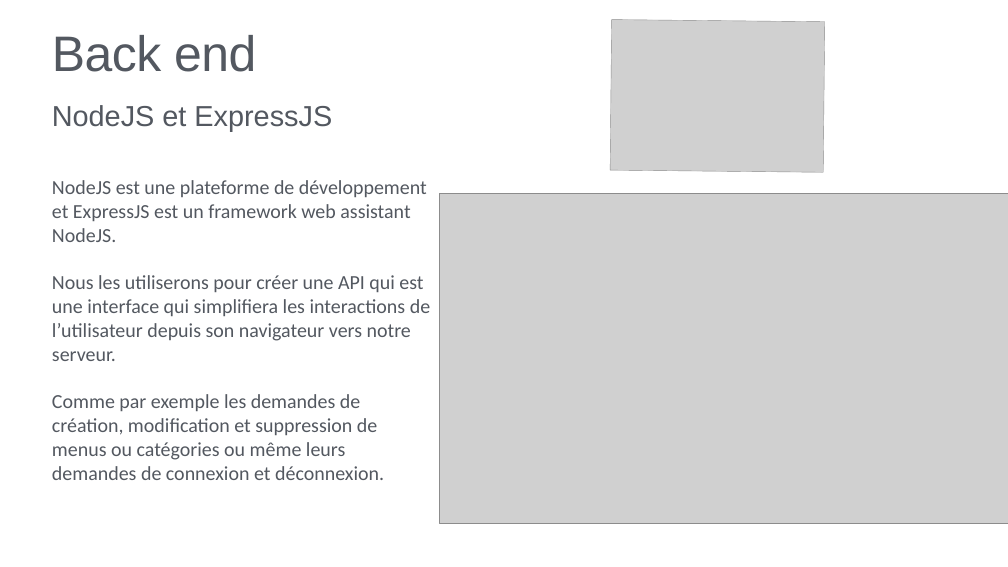
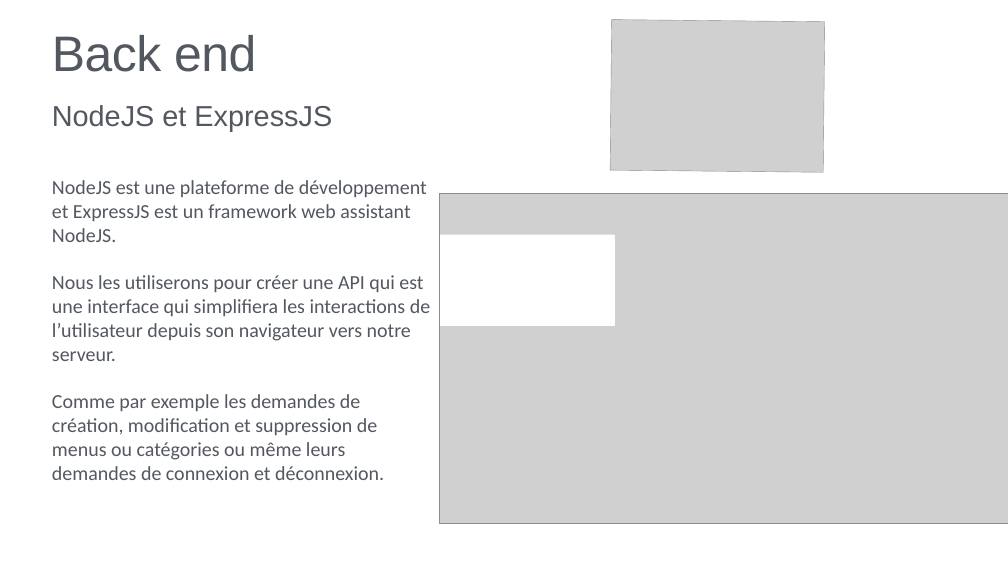
Before and after one commit to R-GRAN/OpenClassrooms_Projet_4, a slide deck: slide 7 of solution_technique.pptx. Drawn at 1008x567 pixels with LibreOffice and Linux fonts; fonts in the diff are those of the drawing; grey boxes stand for pictures; background and template pictures are left out. Boxes give left, top, right and bottom in pixels: in the first picture for what was removed or moved away, otherwise in the second. Text is boxed around its words. In the diff, an @@ line names an element or a change of style, - is before the commit and + after.

```diff
--- a/solution_technique.pptx
+++ b/solution_technique.pptx
@@ rectangle added at (440,235,614,325), fill #FFFFFF, outline #FFFFFF 0.25 pt @@
```
Also in this commit, not shown: 2 other slides changed.
